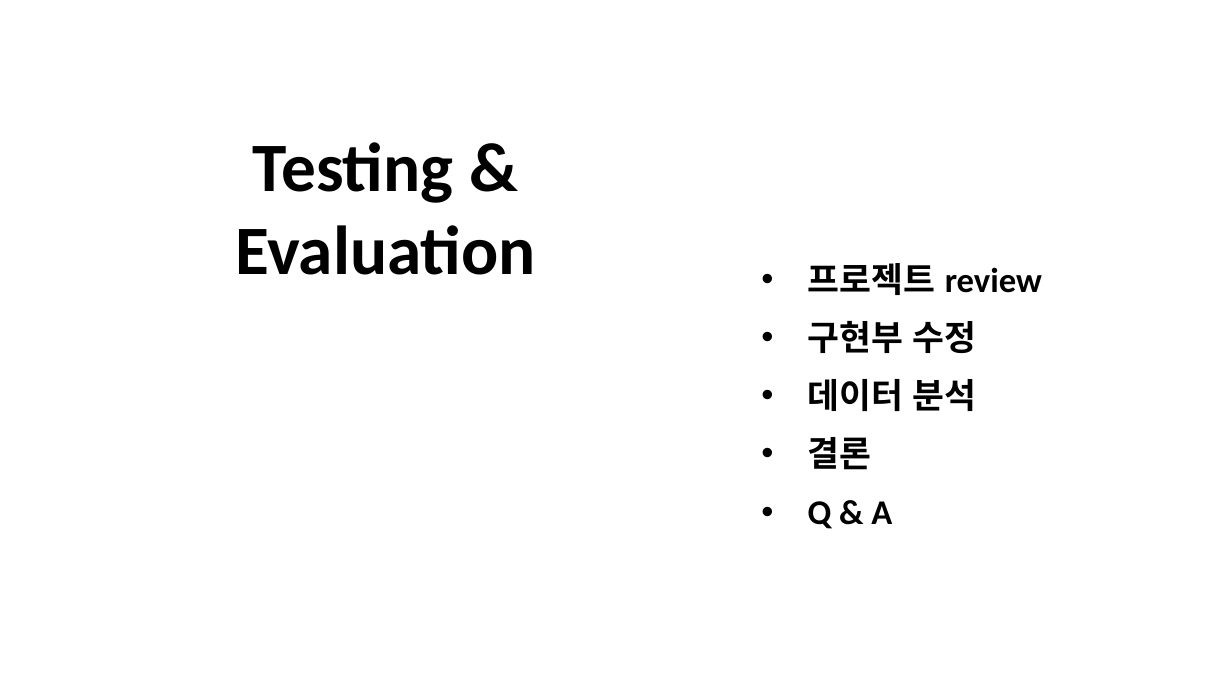
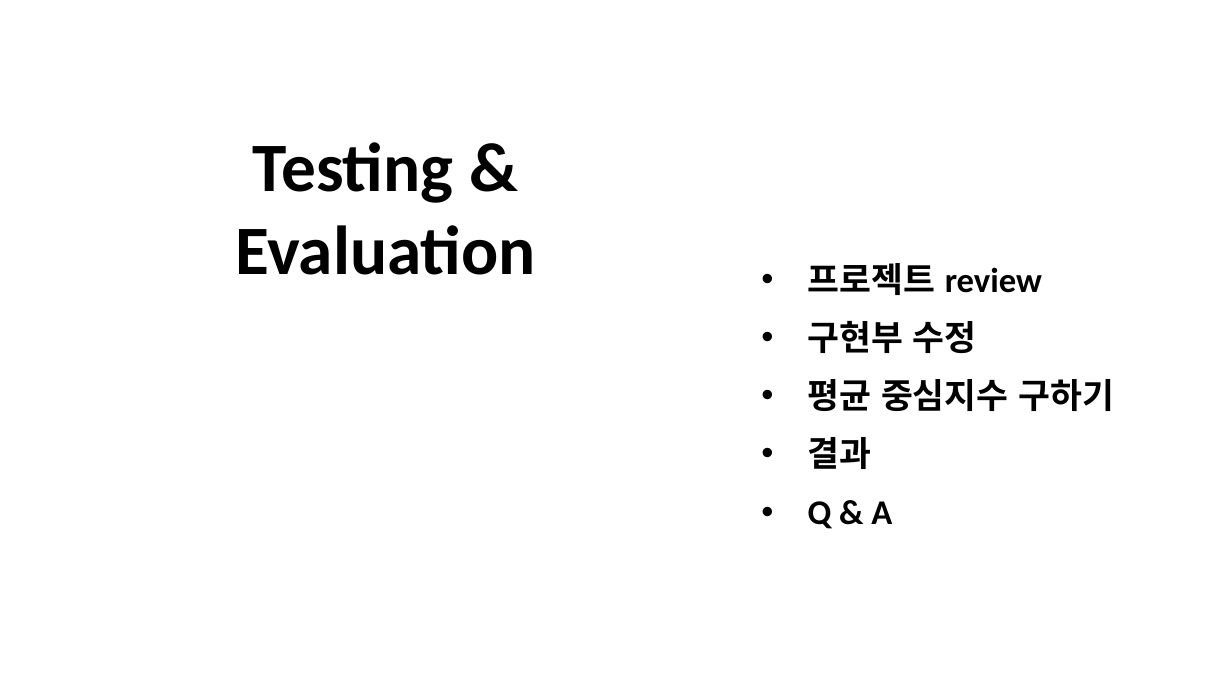
Before and after one commit to mydream757/Design-of-DataStructure, a slide deck: slide 2 of 4. Testing.pptx. Drawn at 1232x693 pixels with LibreOffice and Linux fonts; fonts in the diff are those of the drawing; background and template pictures are left out. Boxes give left, top, right and bottom in pixels: in the first picture for what was removed or moved away, otherwise in the second. Text is boxed around its words. In the diff, an @@ line names an element or a change of style, - is before the commit and + after.

```diff
--- a/4. Testing.pptx
+++ b/4. Testing.pptx
@@ text at box(808, 379, 1114, 469): text changed @@
-• 데이터 분석
-• 결론
+• 평균 중심지수 구하기
+• 결과
```
Also in this commit, not shown: 1 slide added.
